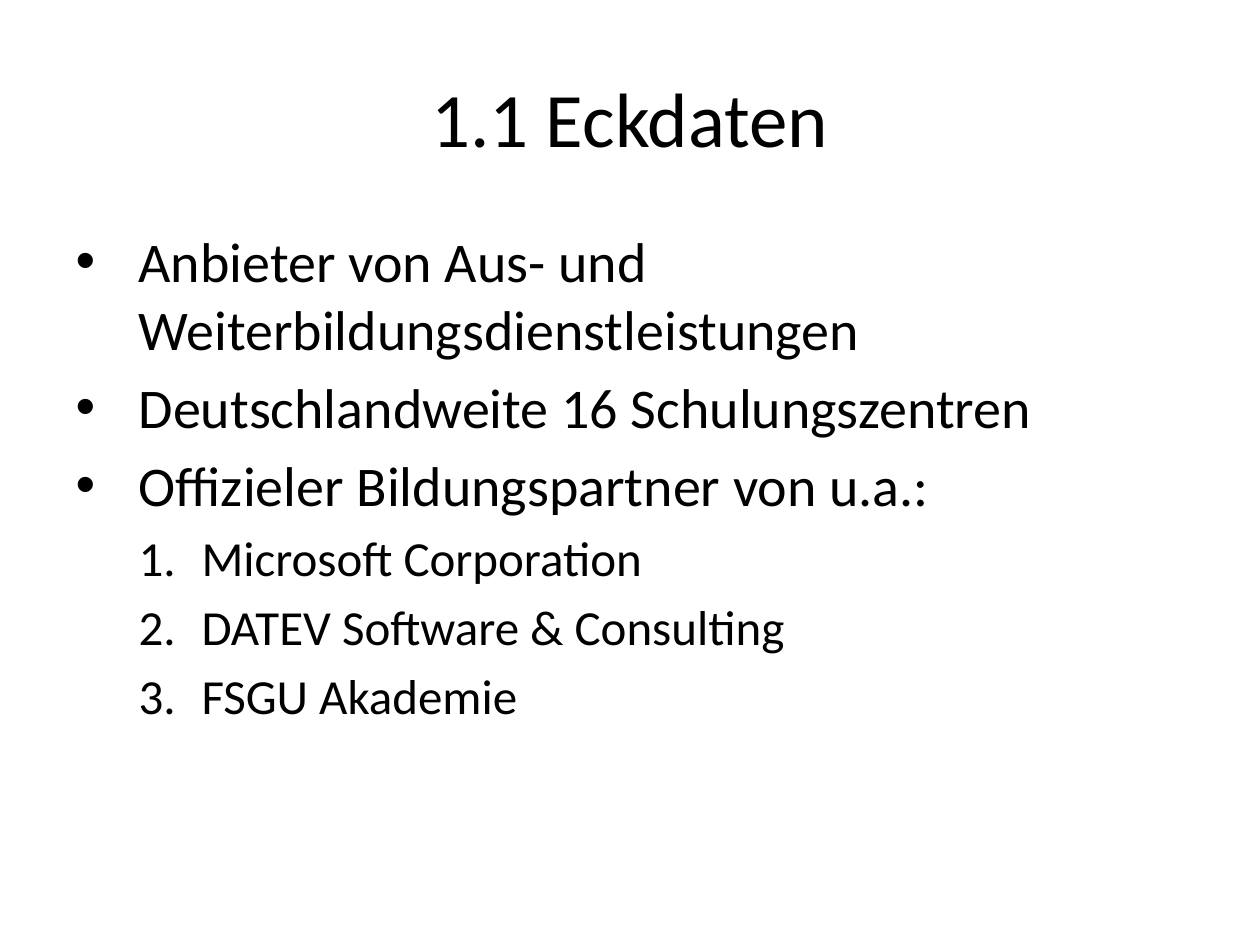
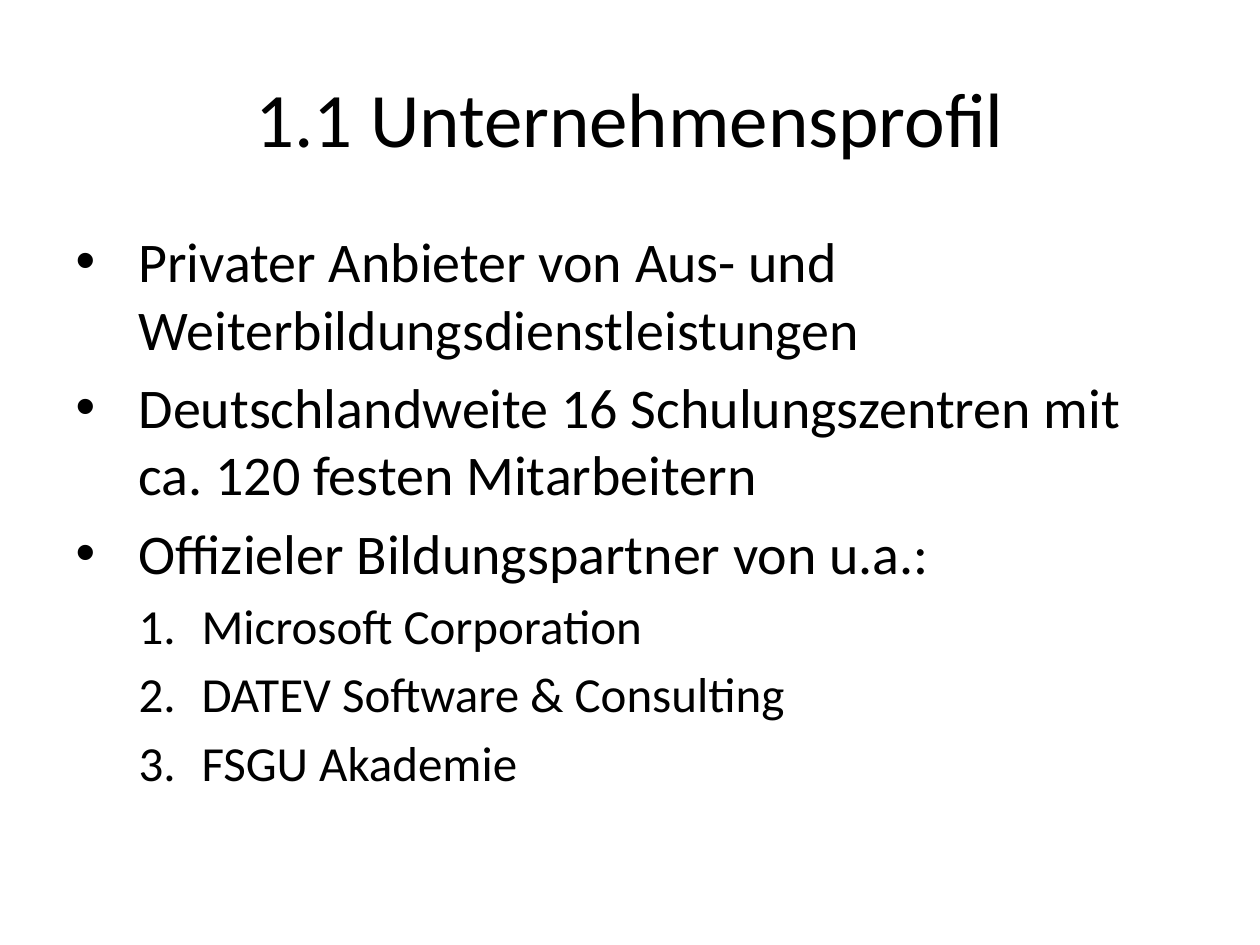
Before and after one commit to roman91DE/wipaed, a slide deck: slide 5 of praktikum/praesentation/praesentation.pptx. Drawn at 1260x945 pixels with LibreOffice and Linux fonts; fonts in the diff are those of the drawing. Boxes give left, top, right and bottom in pixels: in the first picture for what was removed or moved away, otherwise in the second. Text is boxed around its words. In the diff, an @@ line names an element or a change of style, - is before the commit and + after.

```diff
--- a/praktikum/praesentation/praesentation.pptx
+++ b/praktikum/praesentation/praesentation.pptx
@@ title at <box>255,93,1003,160</box>: text changed @@
-1.1 Eckdaten
+1.1 Unternehmensprofil
@@ text at <box>139,243,1120,496</box>: text changed @@
-• Anbieter von Aus- und Weiterbildungsdienstleistungen
-• Deutschlandweite 16 Schulungszentren
+• Privater Anbieter von Aus- und Weiterbildungsdienstleistungen
+• Deutschlandweite 16 Schulungszentren mit ca. 120 festen Mitarbeitern
```
Also in this commit, not shown: 2 other slides changed, 12 slides added, 3 slides removed, 4 other files.
